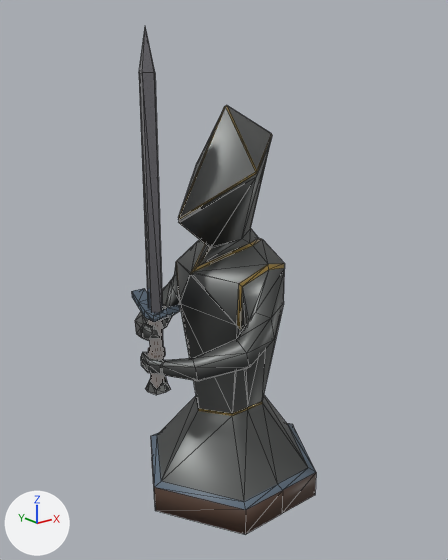
The glTF model assets/modelos/piezas/pieza2B.glb, before and after one commit.
Rendered twice from a camera (50 mm lens) standing at (-1.99, -2.44, 2.18) and looking at (-0.03, 0.01, 1.2). Lighting does not change. The marker at lower left points along +X, +Y and +Z. The older version comes first. Mesh edges are drawn as thin lines. Vertices at exactly the same position are counted once.

Names of what the first picture shows: 'alfil'.
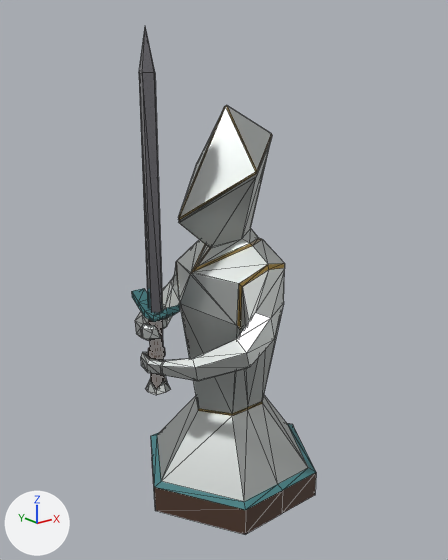
Where the change shows, as pixel boxes [x1, y1, x2, y2] in the pictures (448 x 560 px):
```json
{"object": "alfil", "change": "recoloured, shading changed", "before": [132, 105, 316, 534], "after": [132, 105, 316, 534], "on screen": "lighter"}
{"part": 1, "of": "me_círculo_003", "change": "shading changed", "before": [151, 404, 316, 534], "after": [151, 404, 316, 534]}
{"part": 2, "of": "me_círculo_003", "change": "shading changed", "before": [141, 324, 163, 375], "after": [141, 324, 163, 375]}
{"part": 3, "of": "me_círculo_003", "change": "shading changed", "before": [178, 105, 271, 248], "after": [178, 105, 271, 248]}
```

Edits to the scene script, one JSON object a line:
```json
{"op": "set", "path": "mat_metal.base_color", "old": "(0.156, 0.162, 0.159)", "new": "(0.586, 0.61, 0.598)", "note": "grey #6e706f -> light grey #c9cdcb"}
{"block": "me_círculo_003", "where": "me_círculo_003.from_pydata(...)  # 468 vertices, 912 faces; spans x -0.56..0.51, y -0.45..0.46, z 0.0..2.43"}
{"block": "me_círculo_003", "where": "# used by ob_alfil; location = (0.0, 0.0, 0.0)"}
{"block": "me_círculo_003", "change": "me_círculo_003 part 1: 46 of the faces centred in x -0.43..0.43, y -0.44..0.44, z 0.0..0.39 are now shaded flat"}
{"block": "me_círculo_003", "change": "me_círculo_003 part 2: 32 of the faces centred in x -0.54..-0.47, y -0.1..0.05, z 0.83..1.07 are now shaded flat"}
{"block": "me_círculo_003", "change": "me_círculo_003 part 3: 29 of the faces centred in x -0.32..0.28, y -0.23..0.16, z 1.42..2.09 are now shaded flat"}
```
